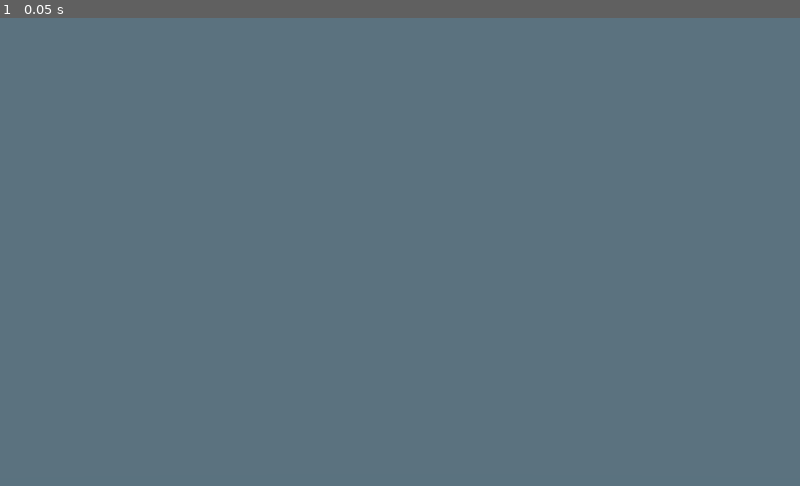
Above: before the commit, frame 1.
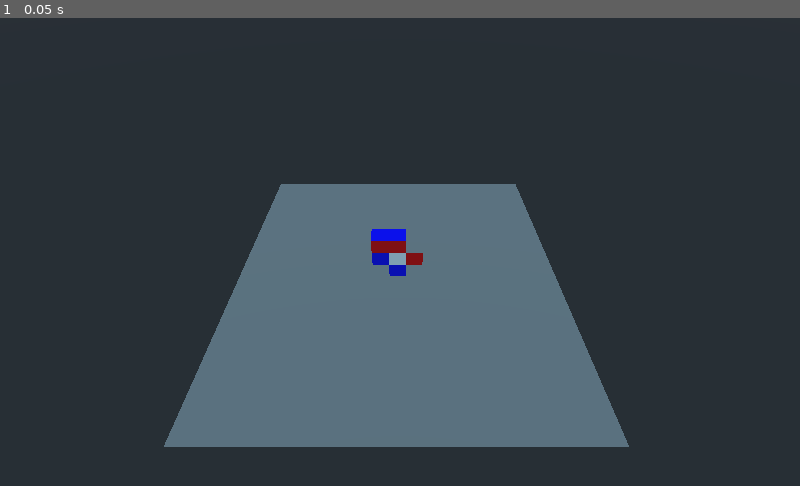
Above: after the commit, the same moment.

Repository: KizuraAmberfang/rubik
Game: Godot game, scene res://Scene/Main/Main.tscn
Two runs of this game, one before a commit and one after it. Both use one fixed random seed, a clock stepped at 60 frames per second and the inputs below.
Inputs:
- Up to frame 1 (0.05 s): no input

The runs differ from the first frame. In frame 1, 76% of the frame differs, in the area x 0-100%, y 0-100%.
Error after the commit: Invalid set index 'faceColorA' (on base: 'RigidBody (Spigolo.gd)') with value of type 'Color'. (res://Components/Cubo/Cubo.gd:14)

Commit message:
inizio cubo

Diff:
--- /dev/null
+++ b/RubikGame/Components/CentralPiece/CentralPiece.gd
@@ -0,0 +1,16 @@
+extends RigidBody
+
+var faceColor : Color
+
+# Called when the node enters the scene tree for the first time.
+func _ready():
+	pass
+
+func change():
+	var mat = SpatialMaterial.new()
+	mat.albedo_color = faceColor
+	$Face.set_material_override(mat)
+
+# Called every frame. 'delta' is the elapsed time since the previous frame.
+#func _process(delta):
+#	pass
--- /dev/null
+++ b/RubikGame/Components/CentralPiece/CentralPiece.tscn
@@ -0,0 +1,15 @@
+[gd_scene load_steps=4 format=2]
+
+[ext_resource path="res://Components/Piece/Piece.tscn" type="PackedScene" id=1]
+[ext_resource path="res://Components/CentralPiece/CentralPiece.gd" type="Script" id=2]
+
+[sub_resource type="QuadMesh" id=2]
+size = Vector2( 2, 2 )
+
+[node name="CentralPiece" instance=ExtResource( 1 )]
+script = ExtResource( 2 )
+
+[node name="Face" type="MeshInstance" parent="." index="1"]
+transform = Transform( 1, 0, 0, 0, 1, 0, 0, 0, 1, 0, 0, 1 )
+mesh = SubResource( 2 )
+material/0 = null
--- /dev/null
+++ b/RubikGame/Components/Cubo/Cubo.gd
@@ -0,0 +1,24 @@
+extends Spatial
+
+export var upper : Color
+export var front : Color
+export var right : Color
+export var left : Color
+export var back : Color
+export var down : Color
+
+# Called when the node enters the scene tree for the first time.
+func _ready():
+	$CentralPieceO.faceColor = front
+	$SpigoloOG.faceColorB = front
+	$SpigoloOG.faceColorA = right
+	$SpigoloBO.faceColorA = front
+	$SpigoloBO.faceColorB = left
+
+	$CentralPieceO.change()
+	$SpigoloOG.change()
+	$SpigoloBO.change()
+
+# Called every frame. 'delta' is the elapsed time since the previous frame.
+#func _process(delta):
+#	pass
--- /dev/null
+++ b/RubikGame/Components/Cubo/Cubo.tscn
@@ -0,0 +1,26 @@
+[gd_scene load_steps=5 format=2]
+
+[ext_resource path="res://Components/CentralPiece/CentralPiece.tscn" type="PackedScene" id=1]
+[ext_resource path="res://Components/Spigolo/Spigolo.tscn" type="PackedScene" id=2]
+[ext_resource path="res://Components/Cubo/Cubo.gd" type="Script" id=3]
+[ext_resource path="res://Components/Vertice/Vertice.tscn" type="PackedScene" id=4]
+
+[node name="Cubo" type="Spatial"]
+script = ExtResource( 3 )
+
+[node name="CentralPieceO" parent="." instance=ExtResource( 1 )]
+
+[node name="SpigoloOG" parent="." instance=ExtResource( 2 )]
+transform = Transform( 1, 0, 0, 0, 1, 0, 0, 0, 1, 2, 0, 0 )
+
+[node name="SpigoloBO" parent="." instance=ExtResource( 2 )]
+transform = Transform( -4.37114e-08, 0, -1, 0, 1, 0, 1, 0, -4.37114e-08, -2, 0, 0 )
+
+[node name="SpigoloOY" parent="." instance=ExtResource( 2 )]
+transform = Transform( -4.37114e-08, -1, 0, -4.37114e-08, 1.91069e-15, -1, 1, -4.37114e-08, -4.37114e-08, 0, -2, 0 )
+
+[node name="SpigoloWO" parent="." instance=ExtResource( 2 )]
+transform = Transform( -4.37114e-08, -1, 0, 1, -4.37114e-08, 0, 0, 0, 1, 0, 2, 0 )
+
+[node name="Vertice" parent="." instance=ExtResource( 4 )]
+transform = Transform( -4.37114e-08, 0, -1, 0, 1, 0, 1, 0, -4.37114e-08, -2, 2, 0 )
--- /dev/null
+++ b/RubikGame/Components/Piece/Piece.tscn
@@ -0,0 +1,9 @@
+[gd_scene load_steps=2 format=2]
+
+[sub_resource type="BoxShape" id=1]
+
+[node name="Piece" type="RigidBody"]
+gravity_scale = 0.0
+
+[node name="CollisionShape" type="CollisionShape" parent="."]
+shape = SubResource( 1 )
--- /dev/null
+++ b/RubikGame/Components/Spigolo/Spigolo.gd
@@ -0,0 +1,20 @@
+extends RigidBody
+
+onready var faceColorB : Color
+onready var faceColorR : Color
+
+# Called when the node enters the scene tree for the first time.
+func _ready():
+	pass
+
+func change():
+	var matB = SpatialMaterial.new()
+	matB.albedo_color = faceColorB
+	$FacciaA.set_material_override(matB)
+	var matR = SpatialMaterial.new()
+	matR.albedo_color = faceColorR
+	$FacciaR.set_material_override(matR)
+
+# Called every frame. 'delta' is the elapsed time since the previous frame.
+#func _process(delta):
+#	pass
--- /dev/null
+++ b/RubikGame/Components/Spigolo/Spigolo.tscn
@@ -0,0 +1,23 @@
+[gd_scene load_steps=6 format=2]
+
+[ext_resource path="res://Components/Piece/Piece.tscn" type="PackedScene" id=1]
+[ext_resource path="res://Components/Spigolo/Spigolo.gd" type="Script" id=2]
+[ext_resource path="res://Resources/Red.tres" type="Material" id=3]
+[ext_resource path="res://Resources/Blu.tres" type="Material" id=4]
+
+[sub_resource type="QuadMesh" id=1]
+material = ExtResource( 4 )
+size = Vector2( 2, 2 )
+center_offset = Vector3( 0, 0, 1 )
+
+[node name="Spigolo" instance=ExtResource( 1 )]
+script = ExtResource( 2 )
+
+[node name="FacciaB" type="MeshInstance" parent="." index="1"]
+transform = Transform( -4.37114e-08, 0, 1, 0, 1, 0, -1, 0, -4.37114e-08, 0, 0, 0 )
+mesh = SubResource( 1 )
+material/0 = null
+
+[node name="FacciaR" type="MeshInstance" parent="." index="2"]
+mesh = SubResource( 1 )
+material/0 = ExtResource( 3 )
--- /dev/null
+++ b/RubikGame/Components/Vertice/Vertice.tscn
@@ -0,0 +1,27 @@
+[gd_scene load_steps=6 format=2]
+
+[ext_resource path="res://Components/Piece/Piece.tscn" type="PackedScene" id=1]
+[ext_resource path="res://Resources/Red.tres" type="Material" id=2]
+[ext_resource path="res://Resources/Blu.tres" type="Material" id=3]
+[ext_resource path="res://Resources/Green.tres" type="Material" id=4]
+
+[sub_resource type="QuadMesh" id=1]
+material = ExtResource( 4 )
+size = Vector2( 2, 2 )
+center_offset = Vector3( 0, 0, 1 )
+
+[node name="Vertice" instance=ExtResource( 1 )]
+
+[node name="FacciaG" type="MeshInstance" parent="." index="1"]
+mesh = SubResource( 1 )
+material/0 = null
+
+[node name="FacciaR" type="MeshInstance" parent="." index="2"]
+transform = Transform( -4.37114e-08, 0, 1, 0, 1, 0, -1, 0, -4.37114e-08, 0, 0, 0 )
+mesh = SubResource( 1 )
+material/0 = ExtResource( 2 )
+
+[node name="FacciaB" type="MeshInstance" parent="." index="3"]
+transform = Transform( 1, 0, 0, 0, -4.37114e-08, 1, 0, -1, -4.37114e-08, 0, 0, 0 )
+mesh = SubResource( 1 )
+material/0 = ExtResource( 3 )
--- /dev/null
+++ b/RubikGame/Resources/Blu.tres
@@ -0,0 +1,4 @@
+[gd_resource type="SpatialMaterial" format=2]
+
+[resource]
+albedo_color = Color( 0, 0, 1, 1 )
--- /dev/null
+++ b/RubikGame/Resources/Green.tres
@@ -0,0 +1,4 @@
+[gd_resource type="SpatialMaterial" format=2]
+
+[resource]
+albedo_color = Color( 0, 1, 0, 1 )
--- /dev/null
+++ b/RubikGame/Resources/Orange.tres
@@ -0,0 +1,4 @@
+[gd_resource type="SpatialMaterial" format=2]
+
+[resource]
+albedo_color = Color( 1, 0.588235, 0, 1 )
--- /dev/null
+++ b/RubikGame/Resources/Red.tres
@@ -0,0 +1,4 @@
+[gd_resource type="SpatialMaterial" format=2]
+
+[resource]
+albedo_color = Color( 1, 0, 0, 1 )
--- /dev/null
+++ b/RubikGame/Resources/White.tres
@@ -0,0 +1,3 @@
+[gd_resource type="SpatialMaterial" format=2]
+
+[resource]
--- /dev/null
+++ b/RubikGame/Resources/Yellow.tres
@@ -0,0 +1,4 @@
+[gd_resource type="SpatialMaterial" format=2]
+
+[resource]
+albedo_color = Color( 1, 1, 0, 1 )
--- a/RubikGame/Scene/Main/Main.tscn
+++ b/RubikGame/Scene/Main/Main.tscn
@@ -1,4 +1,6 @@
-[gd_scene load_steps=4 format=2]
+[gd_scene load_steps=5 format=2]
+
+[ext_resource path="res://Components/Cubo/Cubo.tscn" type="PackedScene" id=1]
 
 [sub_resource type="BoxShape" id=1]
 extents = Vector3( 20, 0.1, 20 )
@@ -22,8 +24,16 @@
 material/0 = null
 
 [node name="CameraPivot" type="Position3D" parent="."]
-transform = Transform( 1, 0, 0, 0, 0.707107, 0.707107, 0, -0.707107, 0.707107, 0, 0, 0 )
+transform = Transform( 1, 0, 0, 0, 0.707107, 0.707107, 0, -0.707107, 0.707107, 0, 16.5315, 16.4617 )
 
 [node name="Camera" type="Camera" parent="CameraPivot"]
-transform = Transform( 1, 0, 0, 0, 1, 0, 0, 0, 1, 0, 0, 19 )
-projection = 1
+transform = Transform( 1, 0, 0, 0, 1, 0, 0, 0, 1, 0.306095, 2.59877, 19.5894 )
+
+[node name="Cubo" parent="." instance=ExtResource( 1 )]
+transform = Transform( 1, 0, 0, 0, 1, 0, 0, 0, 1, 0, 3.56156, 0 )
+upper = Color( 1, 1, 1, 1 )
+front = Color( 1, 0.494118, 0, 1 )
+right = Color( 0, 1, 0, 1 )
+left = Color( 0, 0, 1, 1 )
+back = Color( 1, 0, 0, 1 )
+down = Color( 1, 1, 0, 1 )
